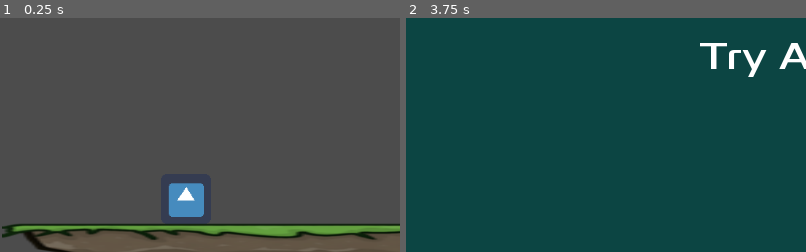
Above: before the commit, frames 1-2 (left to right).
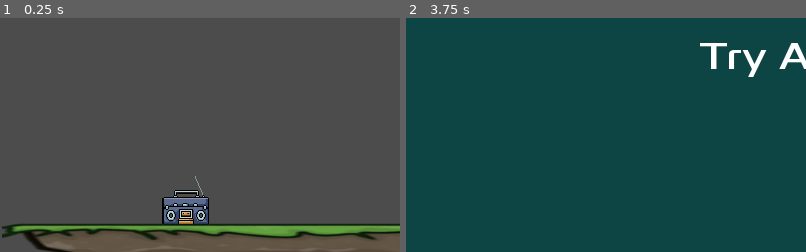
Above: after the commit, the same moments.

Repository: Gaspary23/Sombras_da_Familia
Game: Godot game, scene res://Game/Game.tscn
Same seed, same stepped clock (60 frames per second), same inputs: the game is played once before the commit and once after it. The engine's default icon, where the game draws it, is replaced by a stand-in: a white triangle on a blue panel in a dark square.
Inputs:
- Up to frame 1 (0.25 s): no input
- Up to frame 2 (3.75 s): tap Enter at 0.5 s; hold Right (right) 0.53-1.28 s; tap E (interact) at 0.6, 1.55, 2.1, 3.05 s; tap M (music) at 0.8, 1.35, 2.3, 2.85 s; hold S 1.28-2.03 s; tap Space at 2 s; hold Right (right) 2.03-3.53 s; hold Left (left) from 3.53 s (still down); hold X from 3.53 s (still down)
The pictures show only the part of the screen within x 0-50%, y 50-100%; the shares and areas given below are measured in that part.

The runs differ from the first frame. In frame 1, 1.7% of the frame differs, in the area x 40-53%, y 67-89%; in frame 2, nothing differs.

Commit message:
feat: implement radio asset

Diff:
--- a/Game/Area2D.gd
+++ b/Game/Area2D.gd
@@ -2,6 +2,8 @@
 class_name Radio
 
 onready var sound = $JumpSound
+
+signal play_music
 
 export var interaction_parent: NodePath
 
--- a/Game/Game.tscn
+++ b/Game/Game.tscn
@@ -6,6 +6,7 @@
 [ext_resource path="res://Game/HUD.gd" type="Script" id=4]
 [ext_resource path="res://Game/Game.gd" type="Script" id=5]
 [ext_resource path="res://Items/Washing_Machine.tscn" type="PackedScene" id=6]
+[ext_resource path="res://Radio.png" type="Texture" id=7]
 
 [sub_resource type="DynamicFont" id=2]
 size = 30
@@ -33,7 +34,14 @@
 position = Vector2( 7.5, -0.5 )
 
 [node name="Radio" parent="Level1/Scenery" index="1" instance=ExtResource( 6 )]
-interaction_parent = NodePath("../../Player")
+
+[node name="Sprite" parent="Level1/Scenery/Radio" index="0"]
+position = Vector2( 238, 534 )
+scale = Vector2( 0.133333, 0.147619 )
+texture = ExtResource( 7 )
+
+[node name="CollisionShape2D" parent="Level1/Scenery/Radio" index="1"]
+visible = true
 
 [node name="HUD" type="CanvasLayer" parent="." groups=["HUD"]]
 script = ExtResource( 4 )
Not shown: 1 places in Game/Game.tscn that only renumber resources
Binary file added: Radio.png
Not shown, added: Radio.png.import
